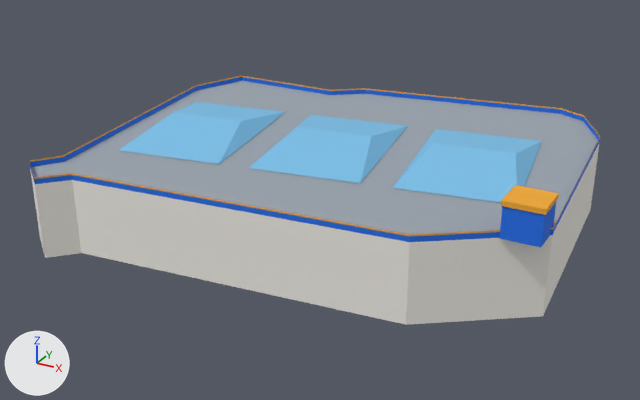
What one commit did to the glTF model public/models/landmark/mal-ska-lod2.glb.
Camera for both pictures: a 50 mm lens placed at (116.2, -222.4, 115.3), pointed at (-2.2, -7.1, 7.6). The axes (+X, +Y, +Z) are drawn at lower left. The lights are the same throughout. The first picture is the older version. Vertices at exactly the same position are counted once.

Script lines for the objects in view, before the commit:
```python
me_mal_ska_lod2 = bpy.data.meshes.new('mal-ska_LOD2')
me_mal_ska_lod2.from_pydata(...)  # 86 vertices, 127 faces; spans x -72.7..72.8, y -64.7..64.8, z 0.0..32.4
me_mal_ska_lod2.materials.append(mat_landmark_warna)
ob_mal_ska_lod2 = bpy.data.objects.new('mal-ska_LOD2', me_mal_ska_lod2)
ob_mal_ska_lod2.location = (0.0, 0.0, 0.0)
```
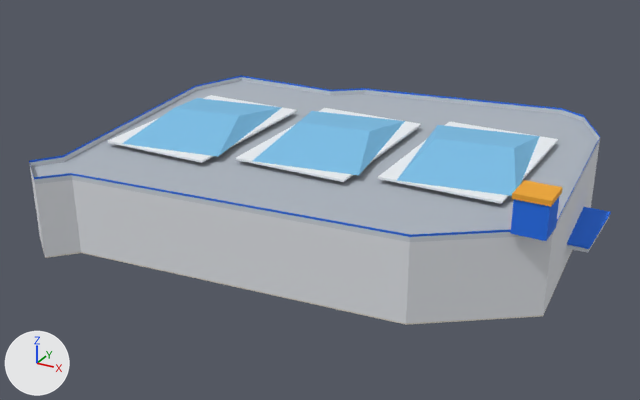
Changed parts and their boxes [x1, y1, x2, y2] in the pictures (640 x 400 px; the box of a moved part takes in the faces that stretch with it):
'mal-ska_LOD2', reshaped: before [29, 75, 600, 325]; after [29, 75, 611, 325]
part 1 of me_mal_ska_lod2, moved or reshaped: before [499, 202, 556, 248]; after [107, 95, 297, 163]
part 2 of me_mal_ska_lod2, moved or reshaped: before [119, 102, 285, 164]; after [122, 98, 282, 157]
part 3 of me_mal_ska_lod2, moved or reshaped: before [501, 185, 559, 215]; after [236, 108, 421, 182]
part 4 of me_mal_ska_lod2, moved or reshaped: before [249, 115, 407, 183]; after [253, 111, 405, 175]
part 5 of me_mal_ska_lod2, added: after [378, 122, 558, 204]
part 6 of me_mal_ska_lod2, moved or reshaped: before [393, 129, 542, 202]; after [397, 125, 540, 196]
part 7 of me_mal_ska_lod2, added: after [567, 215, 610, 253]
part 8 of me_mal_ska_lod2, added (blue): after [567, 207, 611, 249]
part 9 of me_mal_ska_lod2, added (blue): after [510, 196, 560, 241]
part 10 of me_mal_ska_lod2, added (orange): after [512, 180, 562, 207]
part 11 of me_mal_ska_lod2, reshaped: [30, 142, 600, 325] in both
part 12 of me_mal_ska_lod2, recoloured: [29, 75, 600, 242] in both

Edits to the bpy script that builds the scene:
```text
Change me_mal_ska_lod2:
    used by ob_mal_ska_lod2; location = (0.0, 0.0, 0.0)
    remove me_mal_ska_lod2.from_pydata(...)  # 86 vertices, 127 faces; spans x -72.7..72.8, y -64.7..64.8, z 0.0..32.4
    add me_mal_ska_lod2.from_pydata(...)  # 139 vertices, 203 faces; spans x -72.7..76.9, y -64.7..64.8, z 0.0..34.3
    me_mal_ska_lod2 part 1: the loose piece of 8 vertices spanning x 62.3..72.3, y -36.2..-26.2, z 22.5..31.0 is scaled about its middle by (3.47, 5.34, 0.0706), then moved by (-110.9, 25.2, -2.6)
    me_mal_ska_lod2 part 2: the loose piece of 6 vertices spanning x -64.0..-23.2, y -33.9..21.8, z 22.7..27.1 is scaled about its middle by 0.955, then moved by (0.0, 0.0, 1.7)
    me_mal_ska_lod2 part 3: the loose piece of 8 vertices spanning x 62.0..72.6, y -36.5..-25.9, z 31.0..32.4 is scaled about its middle by (3.27, 5.03, 0.429), then moved by (-69.2, 31.8, -7.5)
    me_mal_ska_lod2 part 4: the loose piece of 6 vertices spanning x -22.3..18.5, y -27.3..28.4, z 22.7..27.1 is scaled about its middle by 0.955, then moved by (0.0, 0.0, 1.7)
    me_mal_ska_lod2 part 5: the loose piece of 8 vertices spanning x 62.3..72.3, y -36.2..-26.2, z 22.5..31.0 is copied, and the copy is scaled about its middle by (3.47, 5.34, 0.0706), then moved by (-27.5, 38.4, -2.6); it spans x 22.5..57.2, y -19.5..33.9, z 23.9..24.5
    me_mal_ska_lod2 part 6: the loose piece of 6 vertices spanning x 19.4..60.2, y -20.6..35.1, z 22.7..27.1 is scaled about its middle by 0.955, then moved by (0.0, 0.0, 1.7)
    me_mal_ska_lod2 part 7: the loose piece of 8 vertices spanning x 62.3..72.3, y -36.2..-26.2, z 22.5..31.0 is copied, and the copy is scaled about its middle by (1.4, 2.6, 0.141), then moved by (2.3, 43.1, -19.7); it spans x 62.7..76.7, y -1.1..24.9, z 6.5..7.7
    me_mal_ska_lod2 part 8: the loose piece of 8 vertices spanning x 62.3..72.3, y -36.2..-26.2, z 22.5..31.0 is copied, and the copy is scaled about its middle by (1.44, 2.64, 0.0588), then moved by (2.3, 43.1, -18.8); it spans x 62.5..76.9, y -1.3..25.1, z 7.7..8.2
    me_mal_ska_lod2 part 9: the loose piece of 8 vertices spanning x 62.3..72.3, y -36.2..-26.2, z 22.5..31.0 is copied, and the copy is scaled about its middle by (0.85, 0.85, 1.06), then moved by (1.5, 0.2, 1.7); it spans x 64.6..73.1, y -35.2..-26.7, z 23.9..32.9
    me_mal_ska_lod2 part 10: the loose piece of 8 vertices spanning x 62.0..72.6, y -36.5..-25.9, z 31.0..32.4 is copied, and the copy is scaled about its middle by (0.868, 0.868, 1), then moved by (1.5, 0.2, 1.9); it spans x 64.2..73.4, y -35.6..-26.4, z 32.9..34.3
    me_mal_ska_lod2 part 11
    26 faces are deleted
    13 vertices in x -72.7..72.8, y -64.7..64.8, z 24.0 move by (0.0, 0.0, -0.1)
    13 vertices are added at x -72.7..72.8, y -64.7..64.8, z 0.3
    52 new faces join them
    me_mal_ska_lod2 part 12: 63 kept faces spanning x -72.7..72.8, y -64.7..64.8, z 22.5..24.5 get new vertex colours
```
